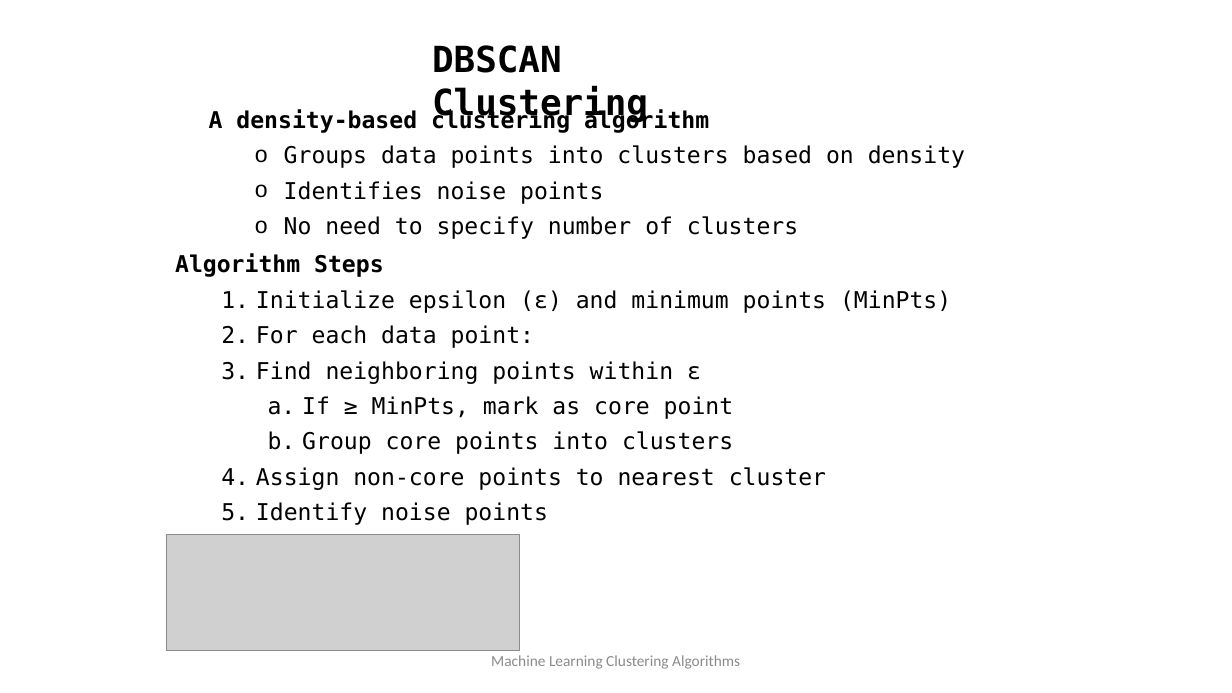
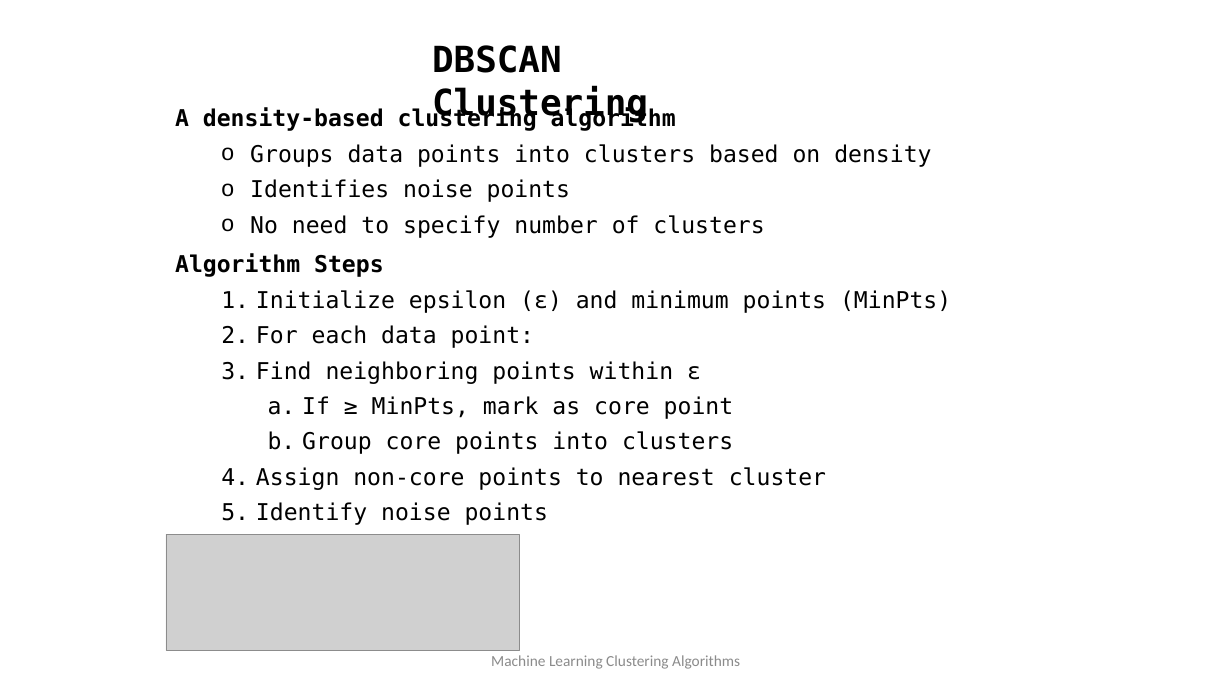
Before and after one commit to iampandiyan/MLClusteringAlgorithms, a slide deck: slide 27 of MLClusteringAlgorithms.pptx. Drawn at 1232x693 pixels with LibreOffice and Linux fonts; fonts in the diff are those of the drawing; grey boxes stand for pictures. Boxes give left, top, right and bottom in pixels: in the first picture for what was removed or moved away, otherwise in the second. Text is boxed around its words. In the diff, an @@ line names an element or a change of style, - is before the commit and + after.

Commit message:
PPT

```diff
--- a/MLClusteringAlgorithms.pptx
+++ b/MLClusteringAlgorithms.pptx
@@ text "A density-based clustering algorithm": place and size @@
-text "A density-based clustering algorithm" at bbox=[209, 109, 965, 239]
+text "A density-based clustering algorithm" at bbox=[175, 107, 931, 238]
```
Also in this commit, not shown: 3 other slides changed.
